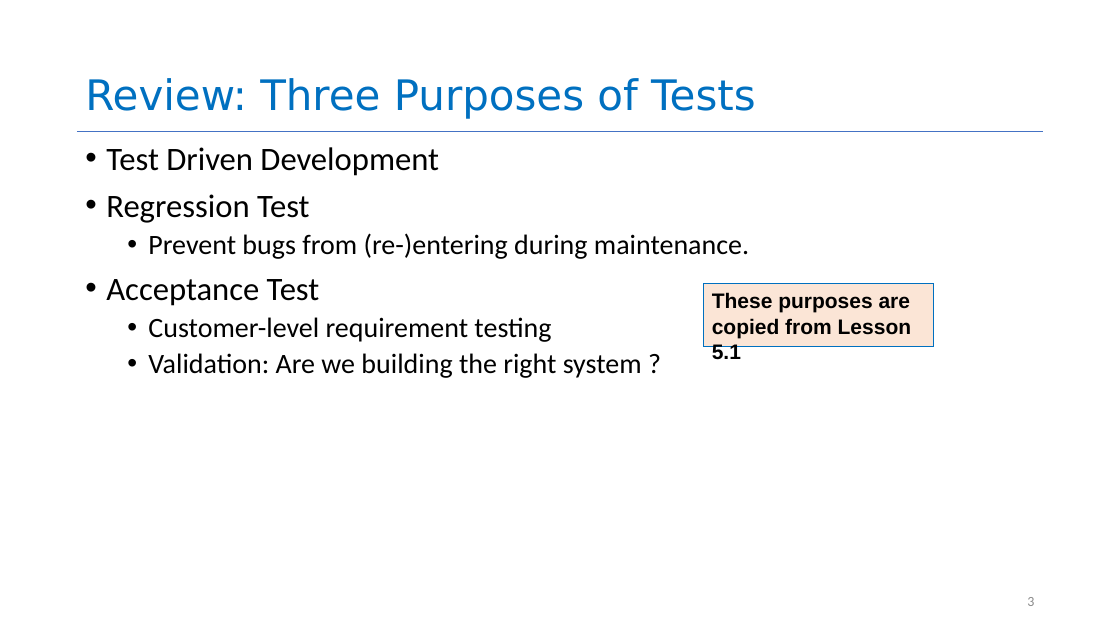
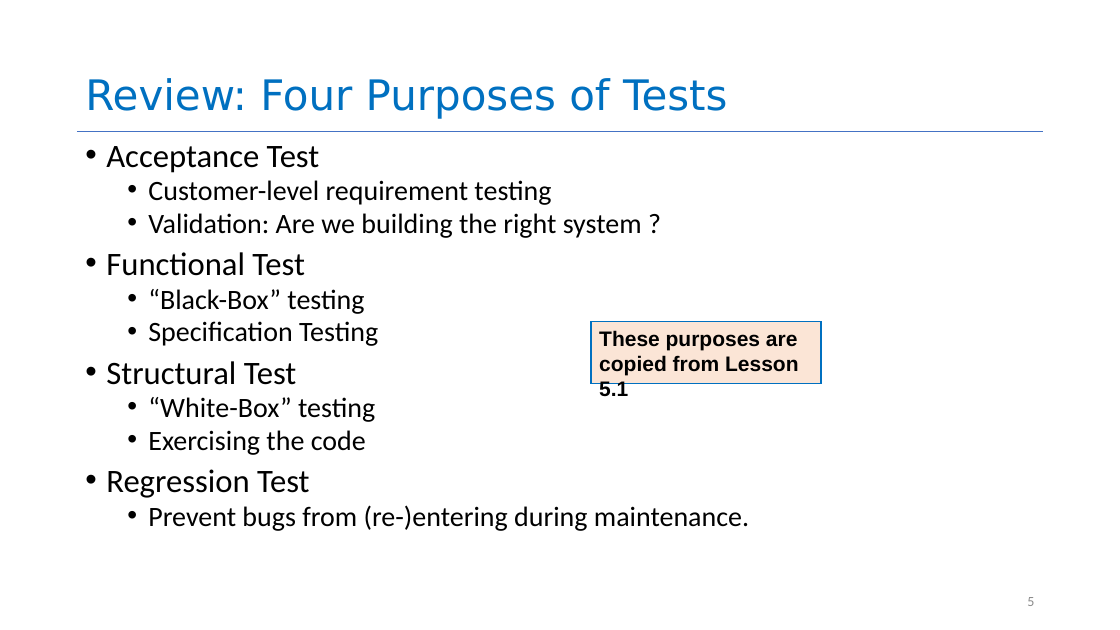
Before and after one commit to neu-se/CS4530-Spring-2022, a slide deck: slide 5 of Slides/Lesson 5.2 Evaluating Tests.pptx (slide 3 before the commit). Drawn at 1120x630 pixels with LibreOffice and Linux fonts; fonts in the diff are those of the drawing. Boxes give left, top, right and bottom in pixels: in the first picture for what was removed or moved away, otherwise in the second. Text is boxed around its words. In the diff, an @@ line names an element or a change of style, - is before the commit and + after.

```diff
--- a/Slides/Lesson 5.2 Evaluating Tests.pptx
+++ b/Slides/Lesson 5.2 Evaluating Tests.pptx
@@ title at (x1=85, y1=78, x2=727, y2=119): text changed @@
-Review: Three Purposes of Tests
+Review: Four Purposes of Tests
@@ text at (x1=106, y1=147, x2=749, y2=259): paragraphs removed @@
-• Test Driven Development
-• Regression Test
-  • Prevent bugs from (re-)entering during maintenance.
@@ text at (x1=106, y1=146, x2=642, y2=238): line spacing 0.9 to 0.8 @@
@@ text at (x1=106, y1=252, x2=749, y2=531): paragraphs added @@
+• Functional Test
+  • “Black-Box” testing
+  • Specification Testing
+• Structural Test
+  • “White-Box” testing
+  • Exercising the code
+• Regression Test
+  • Prevent bugs from (re-)entering during maintenance.
@@ rectangle "These purposes are copied from ..." moved from (x1=704, y1=284, x2=934, y2=346) to (x1=592, y1=321, x2=822, y2=383) @@
```
Also in this commit, not shown: 16 other slides changed, 7 slides added, 14 slides removed, 1 other file.
